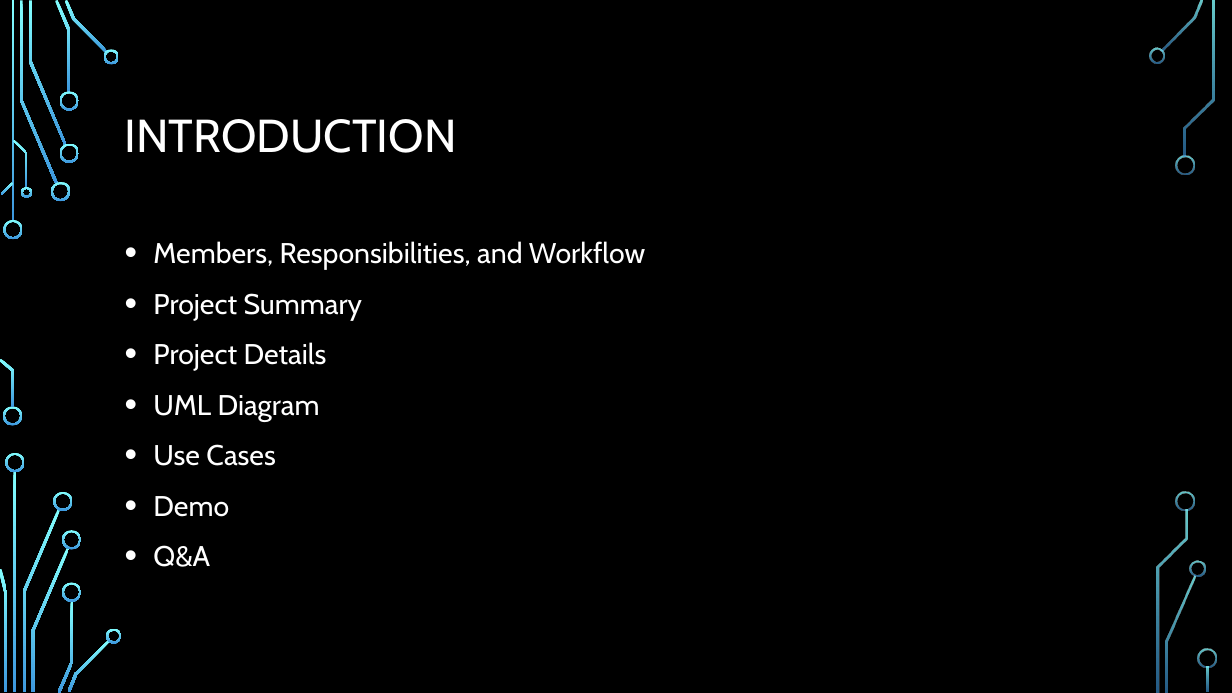
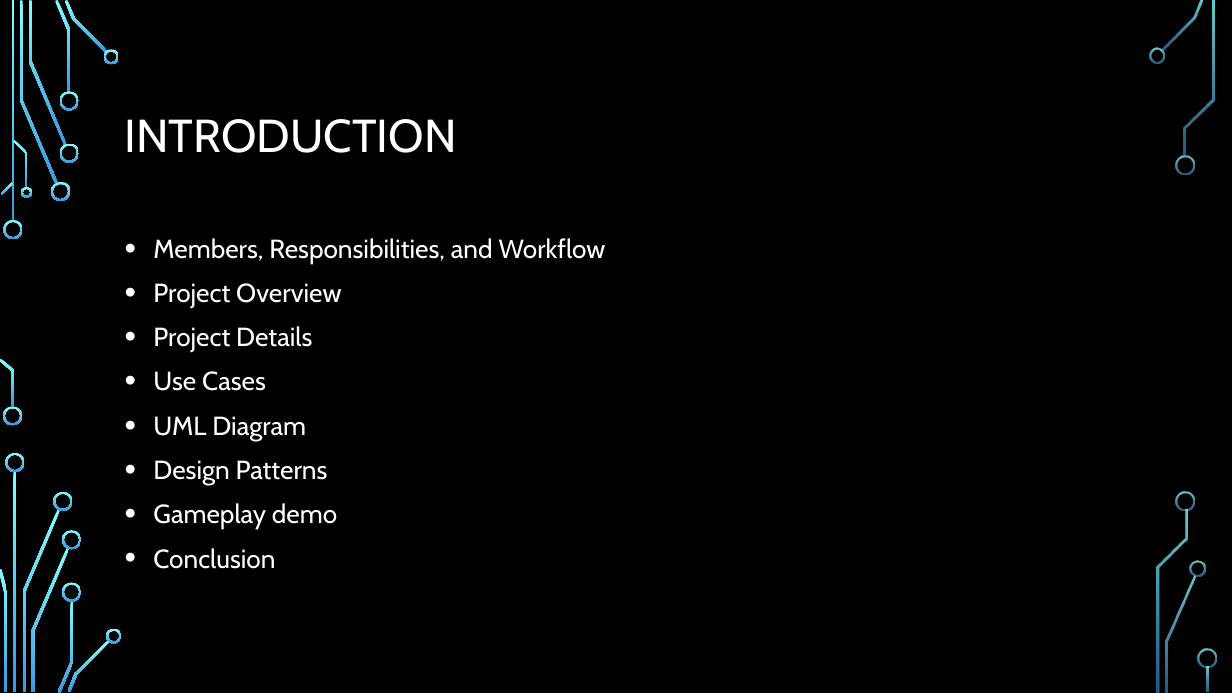
Before and after one commit to SeanMitchell1994/CS321_SP2019, a slide deck: slide 2 of report/Final Project.pptx. Drawn at 1232x693 pixels with LibreOffice and Linux fonts; fonts in the diff are those of the drawing; background and template pictures are left out. Boxes give left, top, right and bottom in pixels: in the first picture for what was removed or moved away, otherwise in the second. Text is boxed around its words. In the diff, an @@ line names an element or a change of style, - is before the commit and + after.

```diff
--- a/report/Final Project.pptx
+++ b/report/Final Project.pptx
@@ text at (153,238,606,441): size 22.2 to 20.4 pt in "Members, Responsibilities, and Workflow", "Project Details", "UML Diagram"; line spacing 1.1 to 1 @@
@@ text at (153,283,341,308): text changed; size 22.2 to 20.4 pt @@
-• Project Summary
+• Project Overview
@@ text at (153,371,266,391): paragraph added @@
+• Use Cases
@@ text at (153,460,337,569): text changed; size 22.2 to 20.4 pt @@
-• Use Cases
-• Demo
-• Q&A
+• Design Patterns
+• Gameplay demo
+• Conclusion
```
Also in this commit, not shown: 5 other slides changed, 1 slide added, 1 slide removed.
